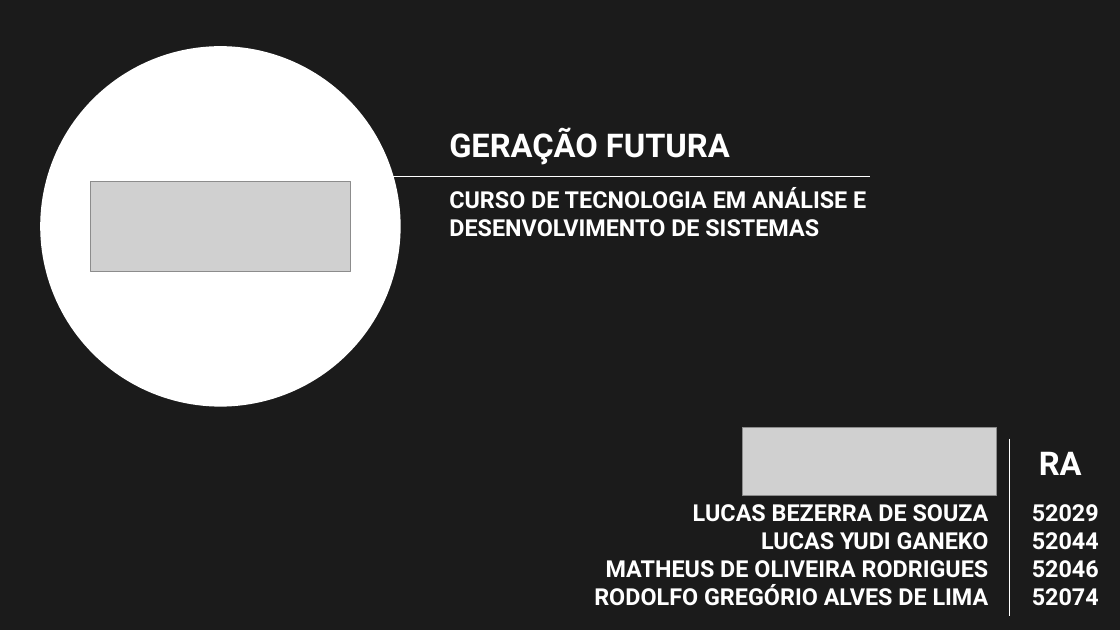
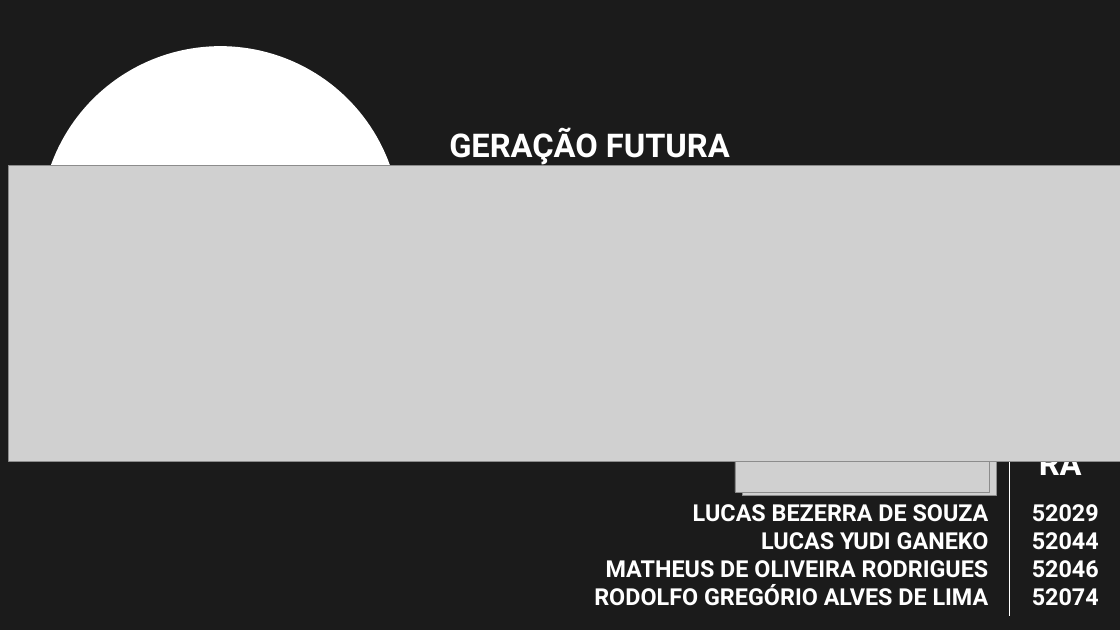
Before and after one commit to YudiG12/grupo-bandtec, a slide deck: slide 1 of Apresentação/inSensor.pptx. Drawn at 1120x630 pixels with LibreOffice and Linux fonts; fonts in the diff are those of the drawing; grey boxes stand for pictures; background and template pictures are left out; a plain dark background stands for a picture behind light text. Boxes give left, top, right and bottom in pixels: in the first picture for what was removed or moved away, otherwise in the second. Text is boxed around its words. In the diff, an @@ line names an element or a change of style, - is before the commit and + after.

```diff
--- a/Apresentação/inSensor.pptx
+++ b/Apresentação/inSensor.pptx
@@ picture added at bbox=[9, 166, 1120, 462] @@
@@ line removed from (250, 176) to (870, 176) @@
@@ picture removed at bbox=[91, 181, 351, 272] @@
@@ text removed at bbox=[449, 187, 866, 237] @@
-CURSO DE TECNOLOGIA EM ANÁLISE E DESENVOLVIMENTO DE SISTEMAS
@@ picture added at bbox=[735, 424, 990, 492] @@
```
Also in this commit, not shown: 2 slides added, 6 other files.
